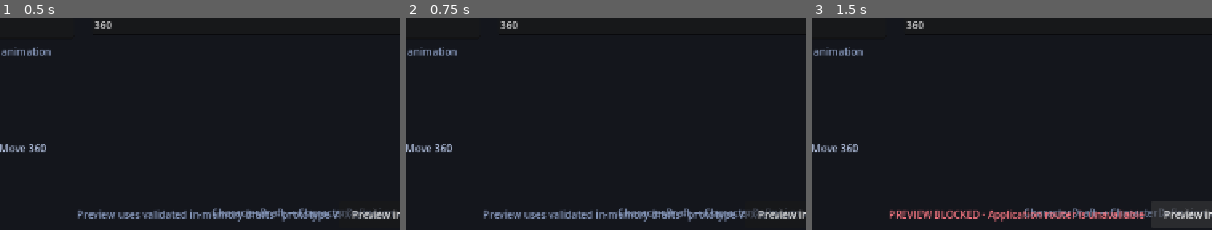
Above: before the commit, frames 1-3 (left to right).
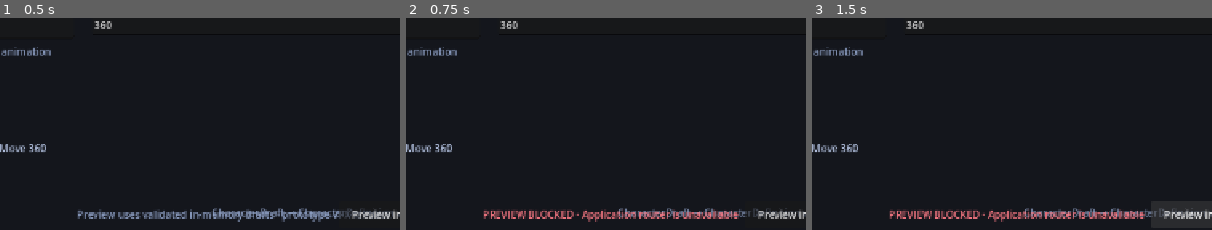
Above: after the commit, the same moments.

Repository: ws951125/custom-fighter
Game: Godot game, scene res://game/creator/creator_studio.tscn
Same seed, same stepped clock (60 frames per second), same inputs: the game is played once before the commit and once after it. This scene is started directly instead of the project's main scene.
Inputs:
- Up to frame 1 (0.5 s): no input
- Up to frame 2 (0.75 s): click "VFX Creator" at 0.5 s
- Up to frame 3 (1.5 s): click "Preview in Training" at 1.25 s
The pictures show only the part of the screen within x 40-90%, y 49-99%; the shares and areas given below are measured in that part.

Frame 1 is identical in both runs. In frame 2, 2.2% of the frame differs, in the area x 19-98%, y 90-97%; in frame 3, nothing differs.

Commit message:
M5: keep Creator drafts when opening VFX Studio

Diff:
--- a/game/creator/creator_preview_studio.gd
+++ b/game/creator/creator_preview_studio.gd
@@ -112,12 +112,19 @@
 	_set_preview_error("Application router is unavailable")
 
 func _on_vfx_pressed() -> void:
+	var session: Variant = get_node_or_null("/root/CreatorPreviewSession")
+	if session == null or not session.has_method("store_drafts"):
+		_set_preview_error("Creator preview session cannot preserve drafts for VFX editing")
+		return
+	var store_errors: PackedStringArray = session.call("store_drafts", character_draft.to_dictionary(), skill_draft.to_dictionary())
+	if not store_errors.is_empty():
+		_set_preview_error("Fix invalid Character/Skill drafts before opening VFX Creator")
+		return
 	var router: Variant = get_parent()
 	if router != null and router.has_method("switch_mode"):
 		router.call_deferred("switch_mode", "vfx")
 		return
-	if OS.has_feature("web"):
-		JavaScriptBridge.eval("window.location.href = window.location.pathname + '?mode=vfx';")
+	_set_preview_error("Application router is unavailable")
 
 func _on_training_pressed() -> void:
 	var session: Variant = get_node_or_null("/root/CreatorPreviewSession")
